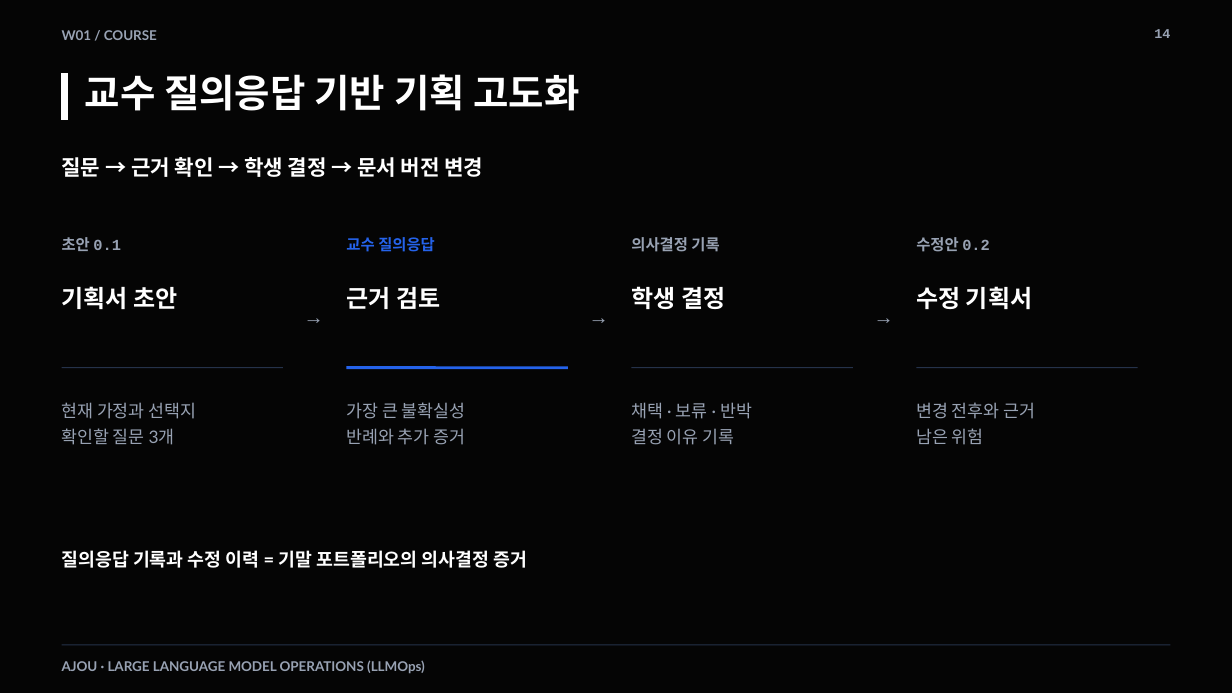
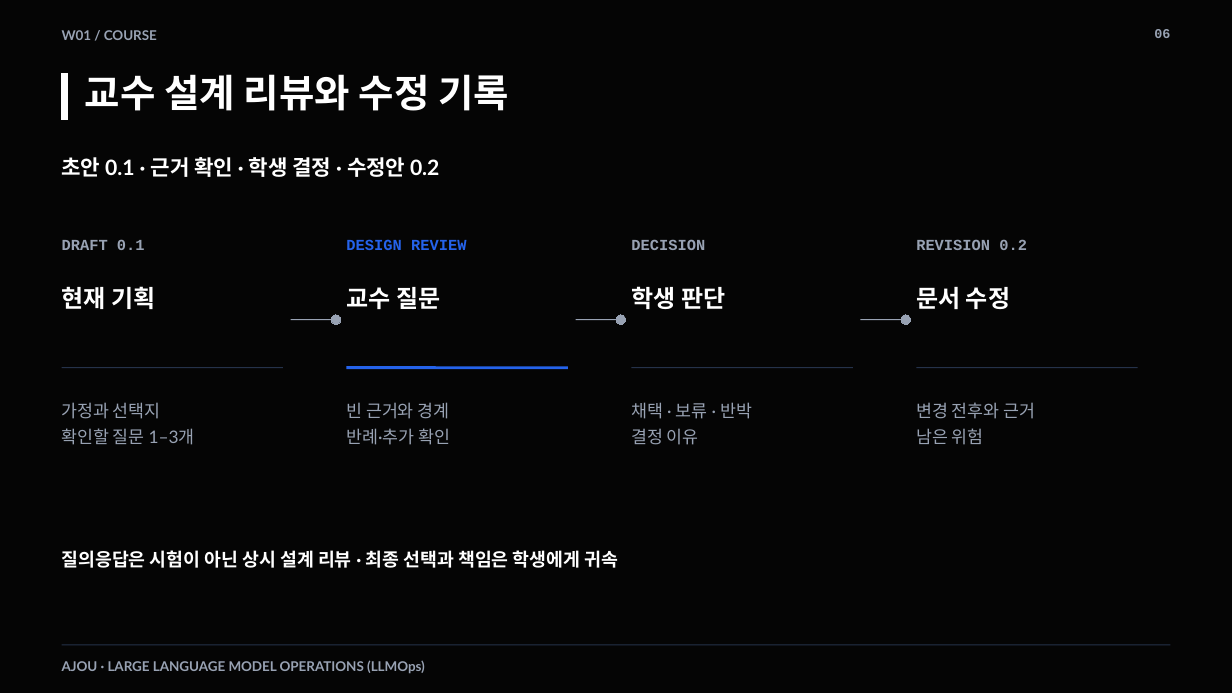
Before and after one commit to smilesjcha/llmops-16week, a slide deck: slide 6 of week01/lecture/01_week1_llmops_kickoff.pptx (slide 14 before the commit). Drawn at 1232x693 pixels with LibreOffice and Linux fonts; fonts in the diff are those of the drawing. Boxes give left, top, right and bottom in pixels: in the first picture for what was removed or moved away, otherwise in the second. Text is boxed around its words. In the diff, an @@ line names an element or a change of style, - is before the commit and + after.

```diff
--- a/week01/lecture/01_week1_llmops_kickoff.pptx
+++ b/week01/lecture/01_week1_llmops_kickoff.pptx
@@ text at [1154, 29, 1170, 38]: text changed @@
-14
+06
@@ text at [85, 74, 509, 111]: text changed @@
-교수 질의응답 기반 기획 고도화
+교수 설계 리뷰와 수정 기록
@@ text at [62, 157, 440, 177]: text changed @@
-질문 → 근거 확인 → 학생 결정 → 문서 버전 변경
+초안 0.1 · 근거 확인 · 학생 결정 · 수정안 0.2
@@ text at [62, 239, 145, 250]: text changed @@
-초안 0.1
+DRAFT 0.1
@@ text added at [346, 239, 466, 250], 12 pt, text #2563EB, bold @@
+DESIGN REVIEW
@@ text at [631, 239, 705, 250]: text changed @@
-의사결정 기록
+DECISION
@@ text at [916, 239, 1027, 250]: text changed @@
-수정안 0.2
+REVISION 0.2
@@ text at [62, 286, 155, 309]: text changed @@
-기획서 초안
+현재 기획
@@ text at [346, 287, 440, 309]: text changed; size 12 to 18.8 pt; font Courier New to Lato; text colour #2563EB to #FFFFFF @@
-교수 질의응답
+교수 질문
@@ text removed at [346, 287, 440, 309] @@
-근거 검토
@@ text at [631, 286, 725, 309]: text changed @@
-학생 결정
+학생 판단
@@ text at [916, 287, 1010, 309]: text changed @@
-수정 기획서
+문서 수정
@@ text removed at [291, 304, 337, 335] @@
-→
@@ line added from (291, 320) to (337, 320), #98A2B3 0.75 pt @@
@@ ellipse added at [331, 315, 340, 324], fill #98A2B3, outline #98A2B3 0 pt @@
@@ text removed at [576, 304, 622, 335] @@
-→
@@ line added from (576, 320) to (622, 320), #98A2B3 0.75 pt @@
@@ ellipse added at [616, 315, 626, 324], fill #98A2B3, outline #98A2B3 0 pt @@
@@ text removed at [860, 304, 907, 335] @@
-→
@@ line added from (860, 320) to (907, 320), #98A2B3 0.75 pt @@
@@ ellipse added at [901, 315, 910, 324], fill #98A2B3, outline #98A2B3 0 pt @@
@@ text at [62, 402, 195, 445]: text changed @@
-현재 가정과 선택지
-확인할 질문 3개
+가정과 선택지
+확인할 질문 1–3개
@@ text at [346, 402, 450, 445]: text changed @@
-가장 큰 불확실성
-반례와 추가 증거
+빈 근거와 경계
+반례·추가 확인
@@ text at [631, 428, 699, 445]: text changed @@
-결정 이유 기록
+결정 이유
@@ text at [62, 550, 619, 568]: text changed @@
-질의응답 기록과 수정 이력 = 기말 포트폴리오의 의사결정 증거
+질의응답은 시험이 아닌 상시 설계 리뷰 · 최종 선택과 책임은 학생에게 귀속
```
Also in this commit, not shown: 12 other slides changed, 3 slides added, 3 slides removed, 16 other files.
